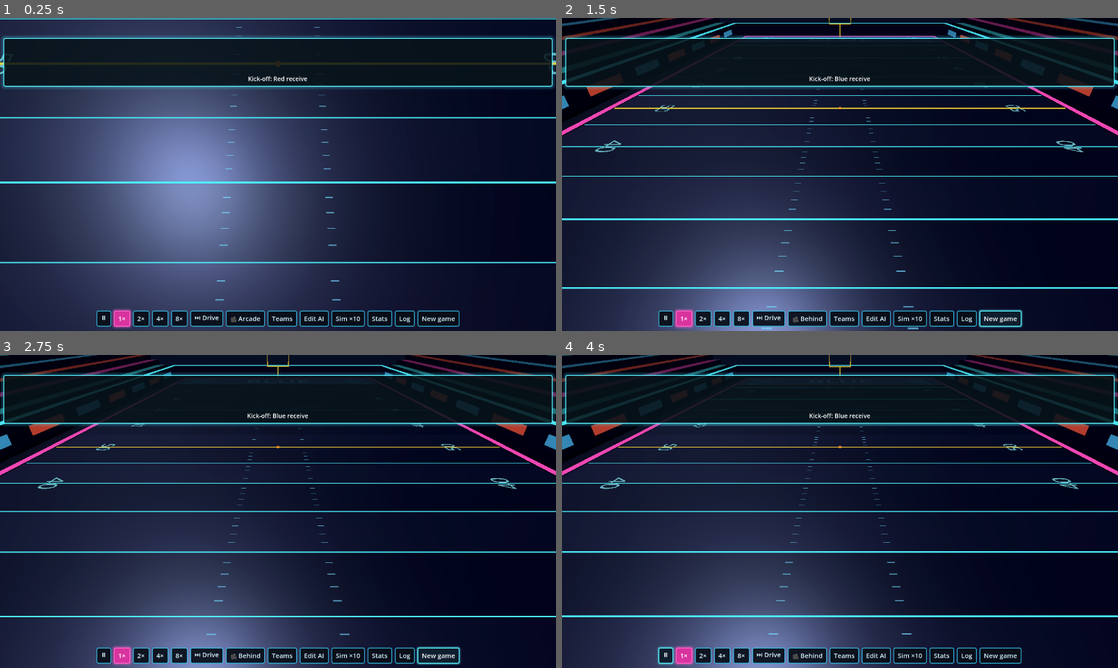
Above: before the commit, frames 1-4 (two rows, left to right).
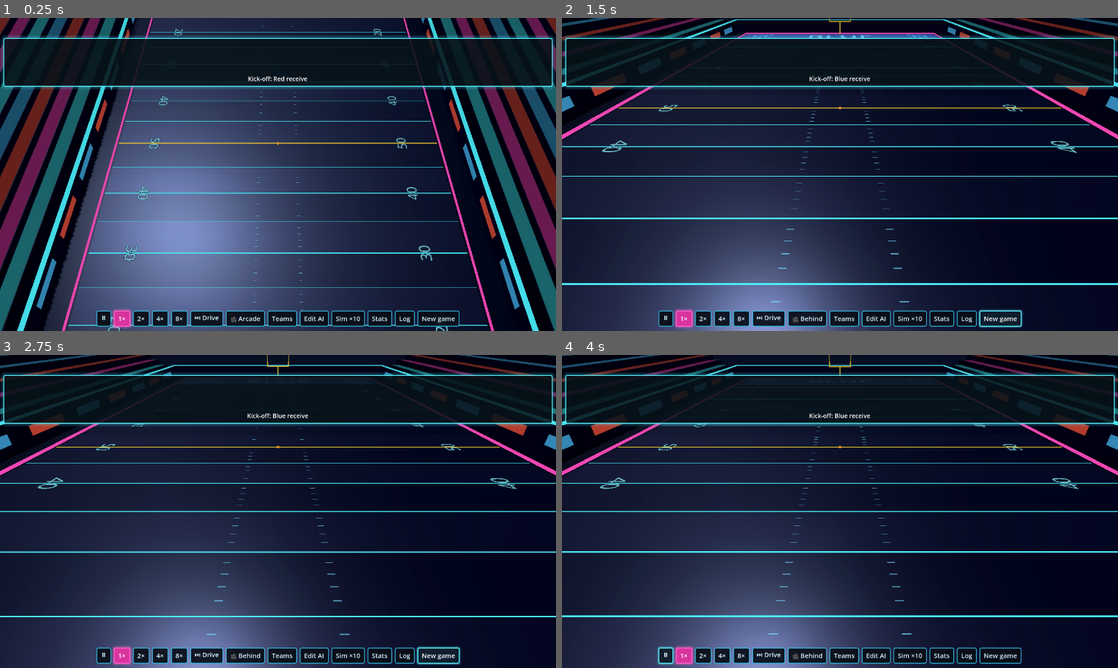
Above: after the commit, the same moments.

Repository: nathandunn/gridiron-bots
Game: Godot game, scene res://scenes/Main.tscn
Same seed, same stepped clock (60 frames per second), same inputs: the game is played once before the commit and once after it.
Inputs:
- Up to frame 1 (0.25 s): no input
- Up to frame 2 (1.5 s): click "🎥 Arcade" at 0.5 s; click "New game" at 1.25 s
- Up to frame 3 (2.75 s): click "New game" at 2 s
- Up to frame 4 (4 s): click "⏸" at 2.75 s; click "▶" at 3.5 s

The runs differ from the first frame. In frame 1, 40% of the frame differs, in the area x 0-100%, y 0-100%; in frame 2, 6.0%; in frame 3, less than 0.1%; in frame 4, less than 0.1%.
Error in both runs: Out of bounds get index '0' (on base: 'Array') (res://scripts/team.gd:14)

Commit message:
Arcade camera fits a fixed box: full field width and the same stretch of field on any screen
The camera keeps one steep angle and backs off until sideline-to-sideline, 12 yards behind
to 26 ahead of the ball, fits between the scoreboard and the buttons.

Co-Authored-By: Claude Opus 5.5 <noreply@anthropic.com>
Claude-Session: https://claude.ai/code/session_01HmE9FLbeVRN99oMBHaGgc2

Diff:
--- a/scripts/broadcast_cam.gd
+++ b/scripts/broadcast_cam.gd
@@ -45,14 +45,14 @@
 	_focus = _focus.lerp(f, minf(delta * 3.0, 1.0))
 	var target := _focus
 	var eye := Vector3.ZERO
-	_cam.fov = 44.0 if view == "Arcade" else 55.0
+	_cam.fov = 40.0 if view == "Arcade" else 55.0
 	match view:
 		"Arcade":
-			# the cabinet view: high and steep from behind the offense, scrolling with the ball
-			target += Vector3(0, 0, _dir * (7.0 if portrait_view() else 4.0))
-			target.x *= 0.6
-			var portrait2 := get_viewport().get_visible_rect().size.y > get_viewport().get_visible_rect().size.x
-			eye = target + (Vector3(0, 46.0, -_dir * 24.0) if portrait2 else Vector3(0, 21.0, -_dir * 19.0)) * zoom
+			# the cabinet view: always the same picture - sideline to sideline, a fixed stretch
+			# of field around the ball - from the same steep angle, on any screen shape. The
+			# camera backs off until that whole box fits between the scoreboard and the buttons.
+			target = Vector3(0, 0, _focus.z + _dir * ARCADE_AHEAD)
+			eye = target + _arcade_offset()
 		"Behind":
 			target += Vector3(0, 0, _dir * 10.0)
 			var portrait := get_viewport().get_visible_rect().size.y > get_viewport().get_visible_rect().size.x
@@ -66,7 +66,10 @@
 	var off := eye - target
 	off = off.rotated(Vector3.UP, swing)
 	var want := target + off
-	_cam.global_position = _cam.global_position.lerp(want, minf(delta * 4.0, 1.0)) if _cam.global_position != Vector3.ZERO else want
+	if view == "Arcade":
+		_cam.global_position = want   # the fitted distance is exact; the focus itself is smoothed
+	else:
+		_cam.global_position = _cam.global_position.lerp(want, minf(delta * 4.0, 1.0)) if _cam.global_position != Vector3.ZERO else want
 	_cam.look_at(target, Vector3.UP if view != "Overhead" else Vector3(0, 0, _dir))
 
 
@@ -101,6 +104,49 @@
 			_pinch = d
 
 
+## The Arcade box: the full width of the field (plus the rails) and BACK yards behind to AHEAD
+## yards in front of the ball; the screen space kept clear for the scoreboard and the buttons.
+const ARCADE_PITCH := 0.95        # radians below the horizon
+const ARCADE_BACK := 12.0
+const ARCADE_FRONT := 26.0
+const ARCADE_AHEAD := 7.0         # the box is centred this far ahead of the ball
+const ARCADE_TOP := 0.2           # fraction of the screen height the scoreboard covers
+const ARCADE_BOTTOM := 0.12       # and the buttons
+
+
+func _arcade_offset() -> Vector3:
+	var back := Vector3(0, sin(ARCADE_PITCH), -_dir * cos(ARCADE_PITCH))   # unit vector from target to eye
+	var centre := Vector3(0, 0, _focus.z + _dir * ARCADE_AHEAD)
+	var hw := FieldView.HALF_W + 1.5
+	var z0 := _focus.z - _dir * ARCADE_BACK
+	var z1 := _focus.z + _dir * ARCADE_FRONT
+	var corners := [Vector3(-hw, 0, z0), Vector3(hw, 0, z0), Vector3(-hw, 0, z1), Vector3(hw, 0, z1),
+		Vector3(-hw, 2.5, z0), Vector3(hw, 2.5, z0), Vector3(-hw, 2.5, z1), Vector3(hw, 2.5, z1)]
+	var vp := get_viewport().get_visible_rect().size
+	var keep := _cam.global_transform
+	var lo := 8.0
+	var hi := 400.0
+	for _i in 18:
+		var d := (lo + hi) * 0.5
+		var eye := centre + back * d
+		_cam.global_transform = Transform3D(Basis.IDENTITY, eye).looking_at(centre, Vector3.UP)
+		var fits := true
+		for c in corners:
+			if _cam.is_position_behind(c):
+				fits = false
+				break
+			var sp := _cam.unproject_position(c)
+			if sp.x < 4.0 or sp.x > vp.x - 4.0 or sp.y < vp.y * ARCADE_TOP or sp.y > vp.y * (1.0 - ARCADE_BOTTOM):
+				fits = false
+				break
+		if fits:
+			hi = d
+		else:
+			lo = d
+	_cam.global_transform = keep
+	return back * hi * zoom
+
+
 func portrait_view() -> bool:
 	var r := get_viewport().get_visible_rect().size
 	return r.y > r.x
